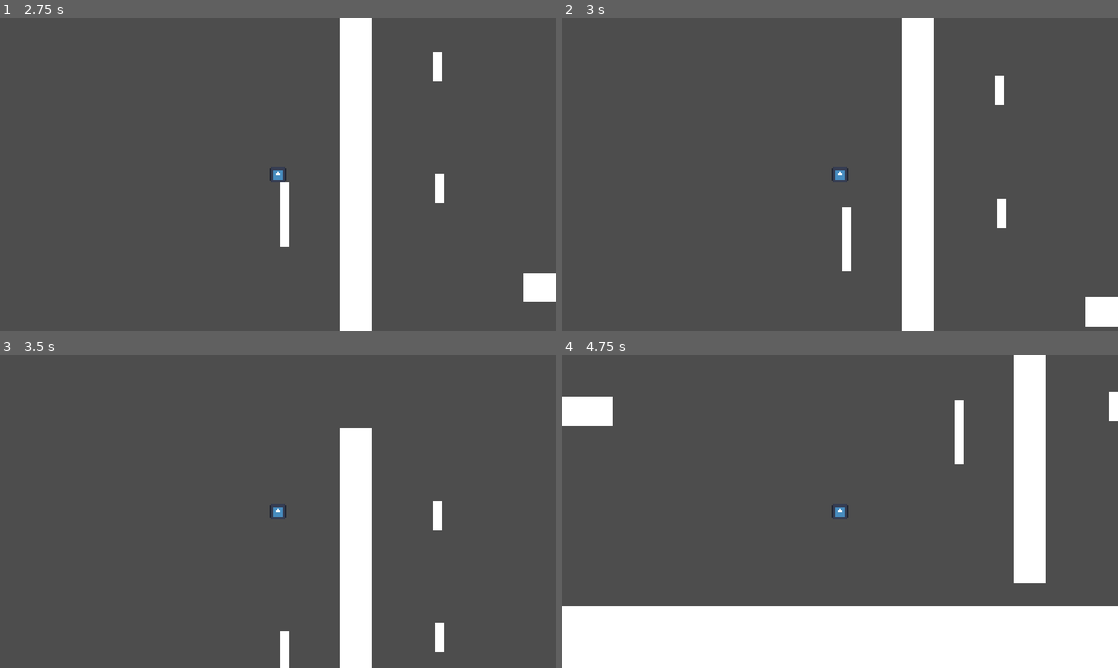
Above: before the commit, frames 1-4 (two rows, left to right).
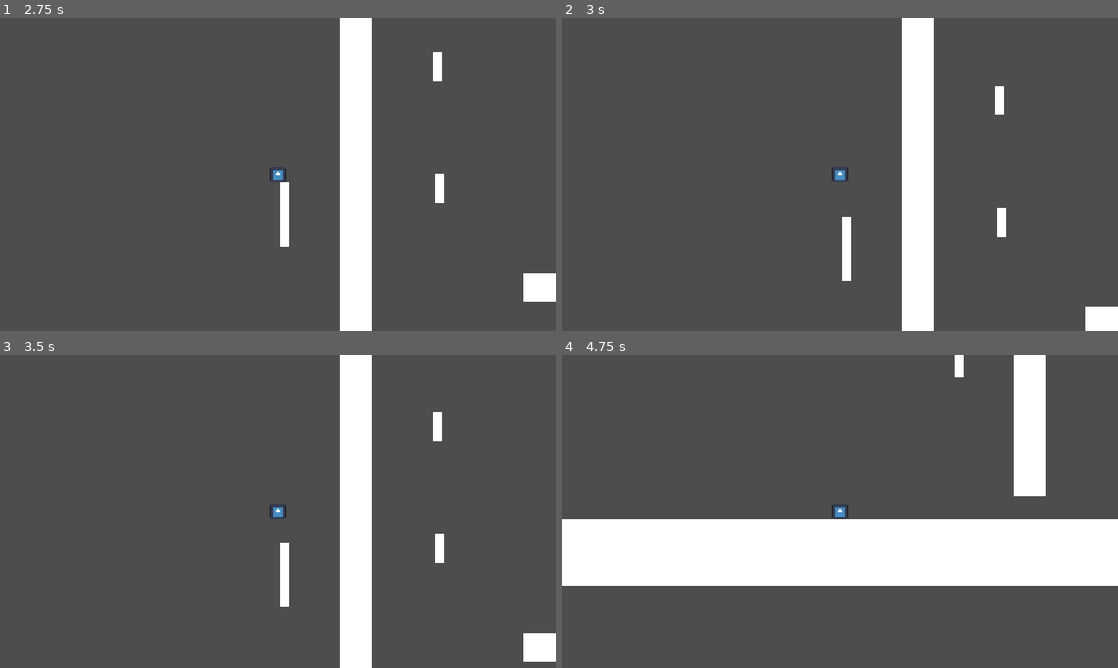
Above: after the commit, the same moments.

Repository: idi0cy/some-platformer
Game: Godot game, scene res://scenes/random_testing.tscn
The game is run twice, just before and just after one commit, with the same random seed, the same clock (stepped at 60 frames per second) and the same inputs. The engine's default icon, where the game draws it, is replaced by a stand-in: a white triangle on a blue panel in a dark square.
Inputs (mouse positions are in pixels of both pictures, inside the frame that each line leads up to):
- Up to frame 1 (2.75 s): tap Enter at 0.5 s; move the mouse to (400, 158) at 0.52 s; hold A (a) 0.53-1.28 s; hold Right 0.53-2.03 s; click (400, 158) at 0.67 s; tap Up at 0.77, 1.52 s; tap D (d) at 0.8, 1.35 s; move the mouse to (166, 190) at 1.27 s; tap Shift (dash) at 1.55, 2.1 s; move the mouse to (333, 105) at 2.02 s; hold Left from 2.03 s (still down); hold S (s) from 2.03 s (still down)
- Up to frame 2 (3 s): tap Space (space) at 2.75 s; move the mouse to (812, 237) at 2.77 s; release Left at 2.78 s; release S (s) at 2.78 s; hold Right from 2.78 s (still down); tap S (s) at 2.85 s; click (812, 237) at 2.92 s
- Up to frame 3 (3.5 s): keep holding Right; tap Up at 3.02 s; tap W (w) at 3.05 s
- Up to frame 4 (4.75 s): move the mouse to (1006, 558) at 3.52 s; hold A (a) 3.53-4.28 s; tap W (w) at 3.6 s; tap Up at 3.77, 4.52 s; move the mouse to (673, 464) at 4.27 s; release Right at 4.28 s; hold Left from 4.28 s (still down); tap A (a) at 4.35 s; tap D (d) at 4.55 s

Frame 1 is identical in both runs. In frame 2, 0.6% of the frame differs, in the area x 50-100%, y 18-100%; in frame 3, 3.0%; in frame 4, 42%, in the area x 0-100%, y 0-100%.

Commit message:
dashing doesn't feel too bad now

Diff:
--- a/crucible-of-achlyss/scripts/entities/player.gd
+++ b/crucible-of-achlyss/scripts/entities/player.gd
@@ -15,7 +15,7 @@
 
 const accel = 60
 const speed = 300
-const jumpPower = 400
+const jumpPower = 750
 const dashSpeed = 1250 + speed
 
 var momentum = Vector2(0,0)
@@ -149,26 +149,23 @@
 
 	if jumping:
 		if accelJumping:
-			pass
-			if jumpMomentum < jumpPower:
-				jumpMomentum = jumpMomentum + (jumpPower - jumpMomentum) * 0.1
+			if jumpMomentum > 100:
+				jumpMomentum = jumpMomentum + (100 - jumpMomentum) * 0.2
 		elif deaccelJumping:
 			pass
+
 		else:
 			pass
 		if jumpMomentum < 0:
 			jumpMomentum = 0
 
-		if floor(jumpMomentum) + 2 > jumpPower:
-			pass
+		if floor(jumpMomentum) - 2 < 100:
 			accelJumping = false
 			jumpMomentum = 0
-	print(jumpMomentum)
-
 
 func jump():
 	accelJumping = true
-	jumpMomentum += 100
+	jumpMomentum += jumpPower
 	sliding = false
 	slideParticles.emitting = false
 func shortJump():
@@ -200,8 +197,6 @@
 	if (Input.is_action_pressed('a') || Input.is_action_pressed('d')) && directionX == 0 && sliding:
 		shortJump()
 
-	#print(directionX)
-
 	if sliding && directionX != 0:
 		if (directionX == -1 && abs(velocity.x) == velocity.x):
 			if !(slideSpeed > -15 && slideSpeed < 15):
@@ -260,10 +255,24 @@
 				#midairMomentum += (Vector2(500, 200) * dashDirection)
 				pass
 
-
+			dashMomentum = dashDirection * 200
 
 			velocity = Vector2(0,0)
 			$Sprite2D.modulate = Color(1.0, 1.0, 1.0, 1.0)
+
+	if (dashMomentum[0] < 10 && dashMomentum[0] > -10) && (dashMomentum[1] < 10 && dashMomentum[1] > -10):
+		dashMomentum = Vector2(0,0)
+	else:
+		if dashMomentum[0] > 0:
+			dashMomentum[0] -= 5
+		else:
+			dashMomentum[0] += 5
+		if dashMomentum[1] > 0:
+			dashMomentum[1] -= 5
+		else:
+			dashMomentum[1] += 5
+	if is_on_floor():
+		dashMomentum = Vector2(0,0)
 
 
 
